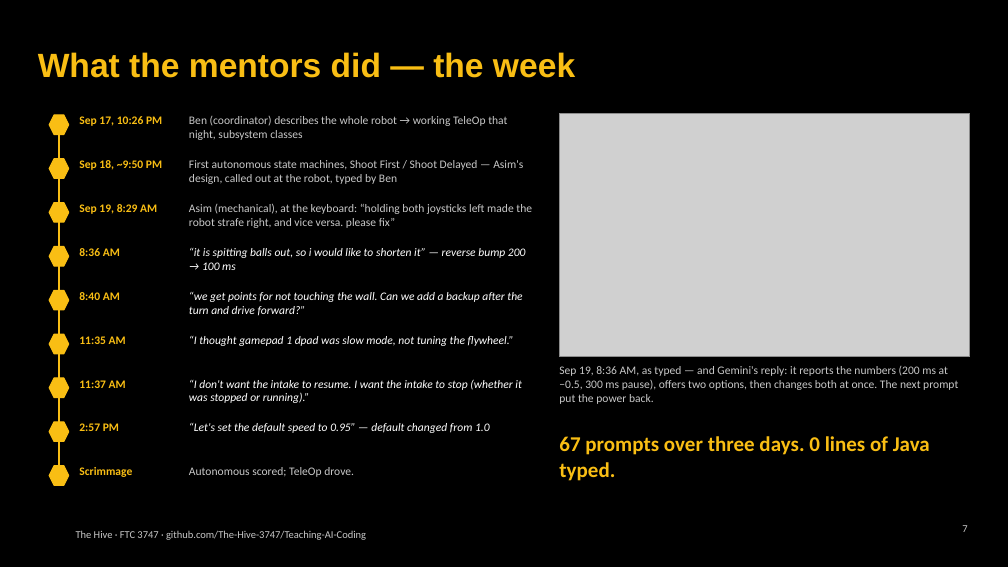
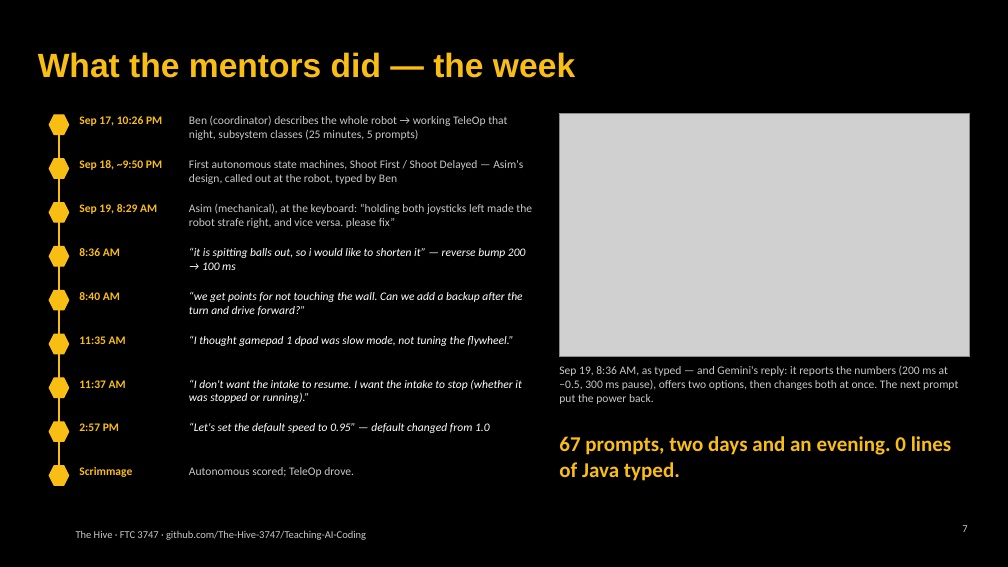
Before and after one commit to The-Hive-3747/Teaching-AI-Coding, a slide deck: slide 7 of slides/kickoff.pptx. Drawn at 1008x567 pixels with LibreOffice and Linux fonts; fonts in the diff are those of the drawing; grey boxes stand for pictures; background and template pictures are left out. Boxes give left, top, right and bottom in pixels: in the first picture for what was removed or moved away, otherwise in the second. Text is boxed around its words. In the diff, an @@ line names an element or a change of style, - is before the commit and + after.

```diff
--- a/slides/kickoff.pptx
+++ b/slides/kickoff.pptx
@@ text at (x1=189, y1=116, x2=507, y2=140): text changed @@
-Ben (coordinator) describes the whole robot → working TeleOp that night, subsystem classes
+Ben (coordinator) describes the whole robot → working TeleOp that night, subsystem classes (25 minutes, 5 prompts)
@@ text at (x1=559, y1=436, x2=952, y2=481): text changed @@
-67 prompts over three days. 0 lines of Java typed.
+67 prompts, two days and an evening. 0 lines of Java typed.
```
Also in this commit, not shown: 1 other slide changed, 3 other files.
